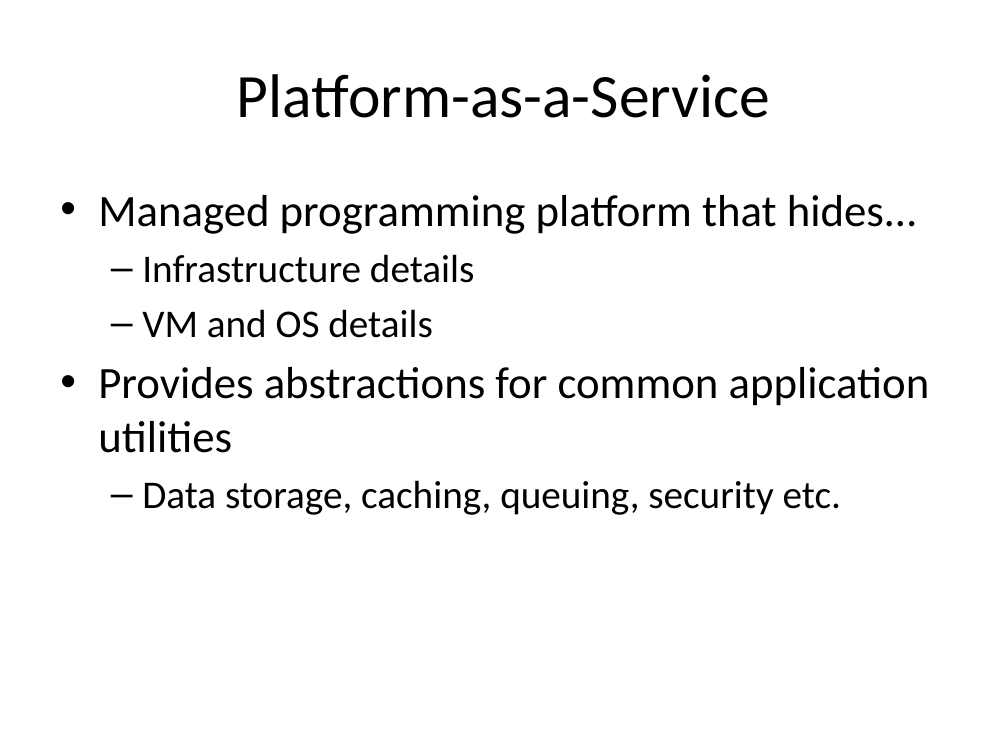
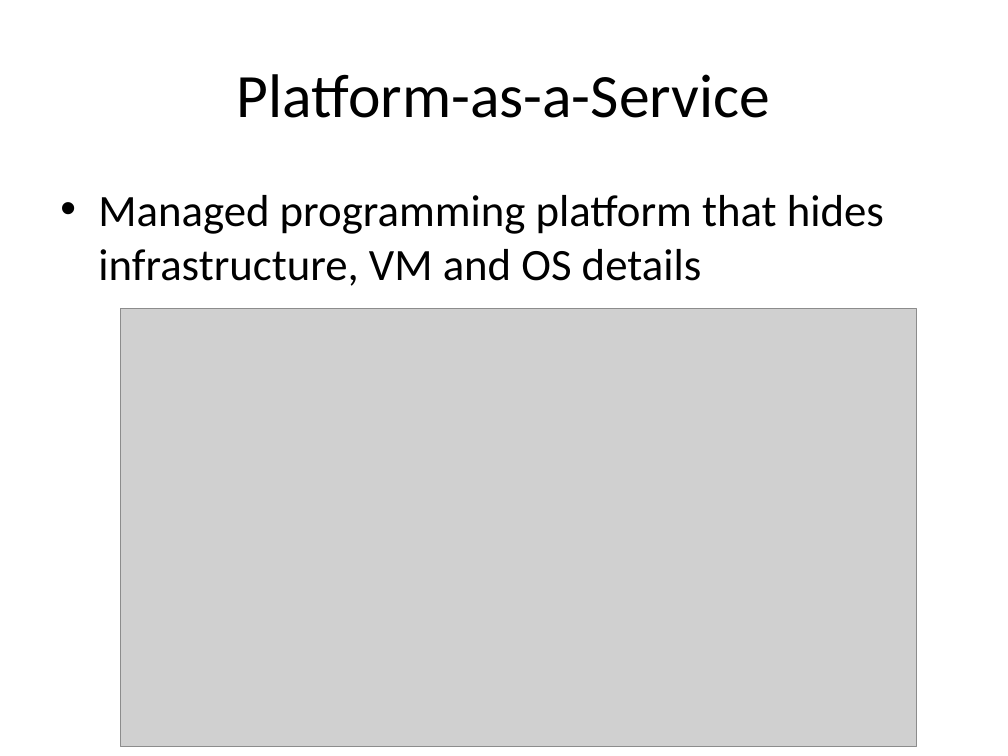
Before and after one commit to Dithn/eager-appscale, a slide deck: slide 9 of Eager/elk-experiment/appserver/system_design.pptx. Drawn at 1008x756 pixels with LibreOffice and Linux fonts; fonts in the diff are those of the drawing; grey boxes stand for pictures. Boxes give left, top, right and bottom in pixels: in the first picture for what was removed or moved away, otherwise in the second. Text is boxed around its words. In the diff, an @@ line names an element or a change of style, - is before the commit and + after.

```diff
--- a/Eager/elk-experiment/appserver/system_design.pptx
+++ b/Eager/elk-experiment/appserver/system_design.pptx
@@ text at (98, 195, 884, 286): text changed @@
-• Managed programming platform that hides…
-  – Infrastructure details
-  – VM and OS details
-• Provides abstractions for common application utilities
-  – Data storage, caching, queuing, security etc.
+• Managed programming platform that hides infrastructure, VM and OS details
@@ picture added at (120, 308, 916, 747) @@
```
Also in this commit, not shown: 7 other slides changed, 3 slides added, 3 slides removed.
